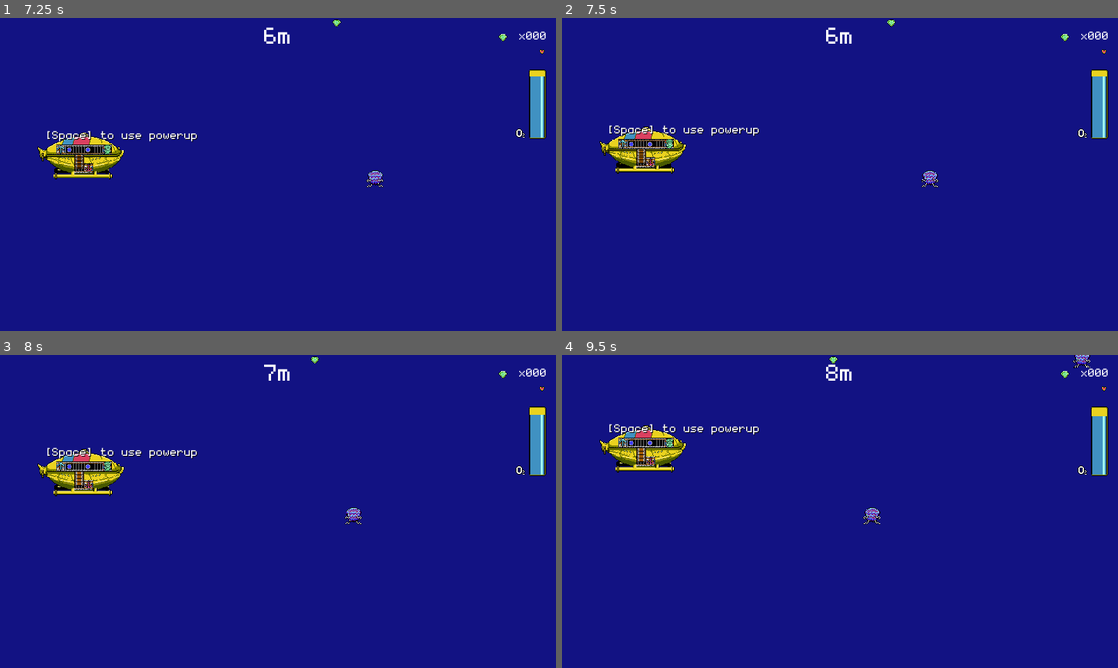
Above: before the commit, frames 1-4 (two rows, left to right).
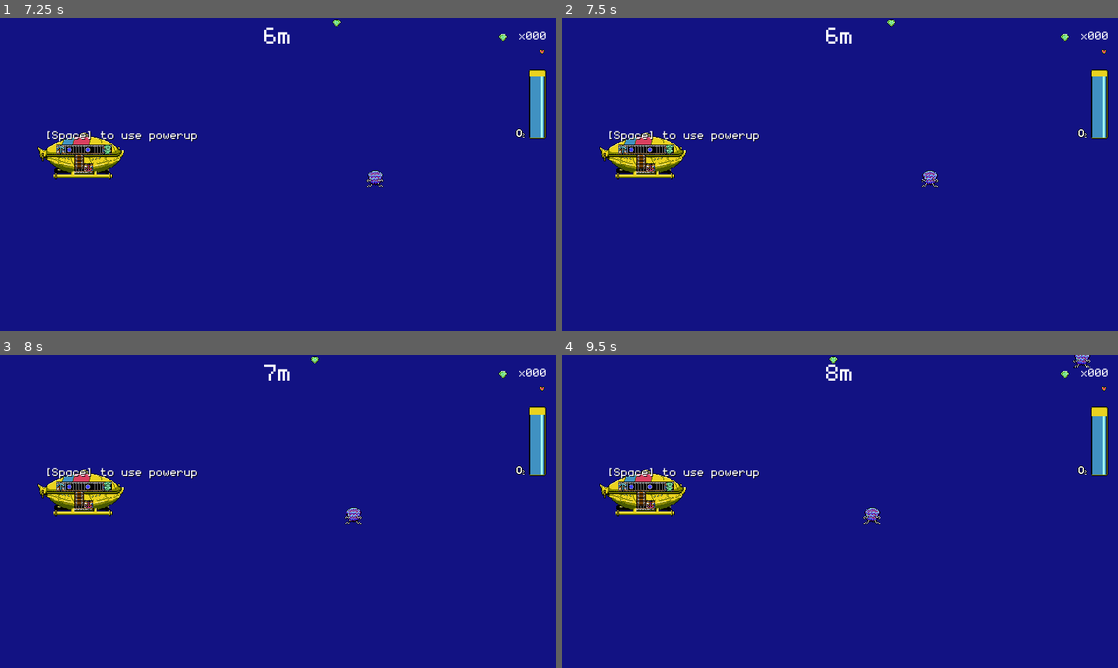
Above: after the commit, the same moments.

Repository: dmitriy-shmilo/gwj41
Game: Godot game, scene res://title_screen/title_screen.tscn
The game is run twice, just before and just after one commit, with the same random seed, the same clock (stepped at 60 frames per second) and the same inputs. The engine's default icon, where the game draws it, is replaced by a stand-in: a white triangle on a blue panel in a dark square.
Inputs (mouse positions are in pixels of both pictures, inside the frame that each line leads up to):
- Up to frame 1 (7.25 s): click "Start" at 0.5 s; tap Enter at 1.25 s; move the mouse to (400, 158) at 1.27 s; hold D (right) 1.28-2.03 s; hold Space (interact) 1.28-2.03 s; click (400, 158) at 1.42 s; move the mouse to (166, 190) at 2.02 s; hold S (down) 2.03-2.78 s; tap Space (interact) every 1.5 s from 2.1 to 6.6 s; move the mouse to (333, 105) at 2.77 s; hold D (right) 2.78-3.53 s; hold Space (interact) 2.78-3.53 s; move the mouse to (250, 237) at 3.52 s; hold W (up) 3.53-4.28 s; click (250, 237) at 3.67 s; move the mouse to (444, 221) at 4.27 s; hold Space (interact) 4.28-5.03 s; hold A (left) 4.28-5.78 s; move the mouse to (111, 127) at 5.02 s; move the mouse to (305, 174) at 5.77 s; hold S (down) 5.78-6.53 s; hold Space (interact) 5.78-6.53 s; click (305, 174) at 5.92 s; move the mouse to (194, 96) at 6.52 s; hold D (right) from 6.53 s (still down)
- Up to frame 2 (7.5 s): move the mouse to (962, 158) at 7.27 s; release D (right) at 7.28 s; hold W (up) from 7.28 s (still down); hold Space (interact) from 7.28 s (still down)
- Up to frame 3 (8 s): keep holding W (up); keep holding Space (interact)
- Up to frame 4 (9.5 s): move the mouse to (728, 527) at 8.02 s; release W (up) at 8.03 s; release Space (interact) at 8.03 s; hold D (right) 8.03-8.78 s; tap Space (interact) at 8.1 s; click (728, 527) at 8.17 s; move the mouse to (895, 442) at 8.77 s; hold S (down) from 8.78 s (still down); hold Space (interact) from 8.78 s (still down)

Frame 1 is identical in both runs. In frame 2, 2.2% of the frame differs, in the area x 6-36%, y 34-52%; in frame 3, 2.9%; in frame 4, 3.7%, in the area x 6-36%, y 22-52%.

Commit message:
Invincibility frames.

Diff:
--- a/src/game_screen/game_screen.gd
+++ b/src/game_screen/game_screen.gd
@@ -4,6 +4,7 @@
 const SPAWN_OFFSET = 100
 const TREASURE_SCENE = preload("res://game_screen/treasure.tscn")
 const ENEMY_SCENE = preload("res://game_screen/enemy.tscn")
+const INVINCIBILITY_TIME = 2.0
 
 onready var _pause_container: ColorRect = $"Gui/PauseContainer"
 onready var _gui: Gui = $"Gui"
@@ -17,6 +18,8 @@
 var _score = 0
 var _distance = 0
 var _speed = 50
+var _invincibility_left = 0.0
+
 
 func _ready() -> void:
 	_setup()
@@ -31,6 +34,14 @@
 	if event.is_action("system_pause"):
 		get_tree().paused = true
 		_pause_container.visible = true
+
+
+func _process(delta: float) -> void:
+	if _invincibility_left > 0.0:
+		_invincibility_left -= delta
+
+		if _invincibility_left <= 0.0:
+			_submarine.stop_blinking()
 
 
 func _setup() -> void:
@@ -101,7 +112,10 @@
 		_set_score(_score + item.value)
 		item.disappear()
 	elif item is Enemy:
-		_set_lives(_lives - 1)
+		if _invincibility_left <= 0.0:
+			_invincibility_left = INVINCIBILITY_TIME
+			_set_lives(_lives - 1)
+			_submarine.start_blinking()
 		item.disappear()
 
 
--- a/src/game_screen/submarine.gd
+++ b/src/game_screen/submarine.gd
@@ -4,6 +4,8 @@
 export(float) var up_speed = 50.0
 export(float) var down_speed = 50.0
 export(Vector2) var direction = Vector2.ZERO
+
+onready var _effect_player: AnimationPlayer = $"EffectPlayer"
 
 var _current_button: ActionButton
 
@@ -23,6 +25,14 @@
 
 	if direction == Vector2.DOWN:
 		move_and_slide(direction * down_speed)
+
+
+func start_blinking() -> void:
+	_effect_player.play("blink")
+
+
+func stop_blinking() -> void:
+	_effect_player.play("RESET")
 
 
 func ascend() -> void:
@@ -46,6 +56,8 @@
 			ascend()
 		ButtonAction.Type.descend:
 			descend()
+		_:
+			go_steady()
 
 
 func _on_Button_untargeted(sender) -> void:
--- a/src/game_screen/submarine.tscn
+++ b/src/game_screen/submarine.tscn
@@ -39,6 +39,38 @@
 } ]
 0/z_index = 0
 
+[sub_resource type="Animation" id=4]
+length = 0.001
+tracks/0/type = "value"
+tracks/0/path = NodePath("Submarine:self_modulate")
+tracks/0/interp = 1
+tracks/0/loop_wrap = true
+tracks/0/imported = false
+tracks/0/enabled = true
+tracks/0/keys = {
+"times": PoolRealArray( 0 ),
+"transitions": PoolRealArray( 1 ),
+"update": 0,
+"values": [ Color( 1, 1, 1, 1 ) ]
+}
+
+[sub_resource type="Animation" id=5]
+resource_name = "blink"
+length = 0.3
+loop = true
+tracks/0/type = "value"
+tracks/0/path = NodePath("Submarine:self_modulate")
+tracks/0/interp = 1
+tracks/0/loop_wrap = true
+tracks/0/imported = false
+tracks/0/enabled = true
+tracks/0/keys = {
+"times": PoolRealArray( 0, 0.1, 0.3 ),
+"transitions": PoolRealArray( 1, 1, 1 ),
+"update": 1,
+"values": [ Color( 1, 1, 1, 1 ), Color( 1, 1, 1, 0.196078 ), Color( 1, 1, 1, 1 ) ]
+}
+
 [node name="Submarine" type="KinematicBody2D"]
 collision_layer = 2
 collision_mask = 2
@@ -76,6 +108,10 @@
 format = 1
 tile_data = PoolIntArray( -65540, 0, 0, -65539, 0, 0, -65538, 0, 0, -65537, 0, 0, -131072, 0, 0, -131071, 0, 0, -131070 …(205 unchanged characters)…
 
+[node name="EffectPlayer" type="AnimationPlayer" parent="."]
+anims/RESET = SubResource( 4 )
+anims/blink = SubResource( 5 )
+
 [connection signal="targeted" from="AscendButton" to="." method="_on_Button_targeted"]
 [connection signal="untargeted" from="AscendButton" to="." method="_on_Button_untargeted"]
 [connection signal="targeted" from="DescendButton" to="." method="_on_Button_targeted"]
Not shown: 1 places in src/game_screen/submarine.tscn that only renumber resources
